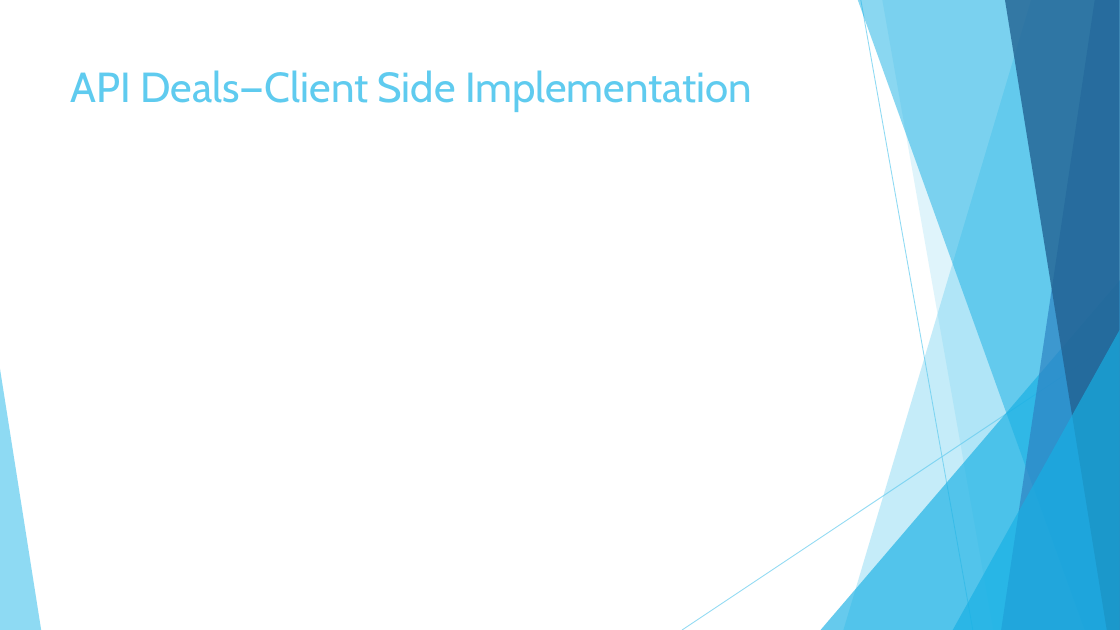
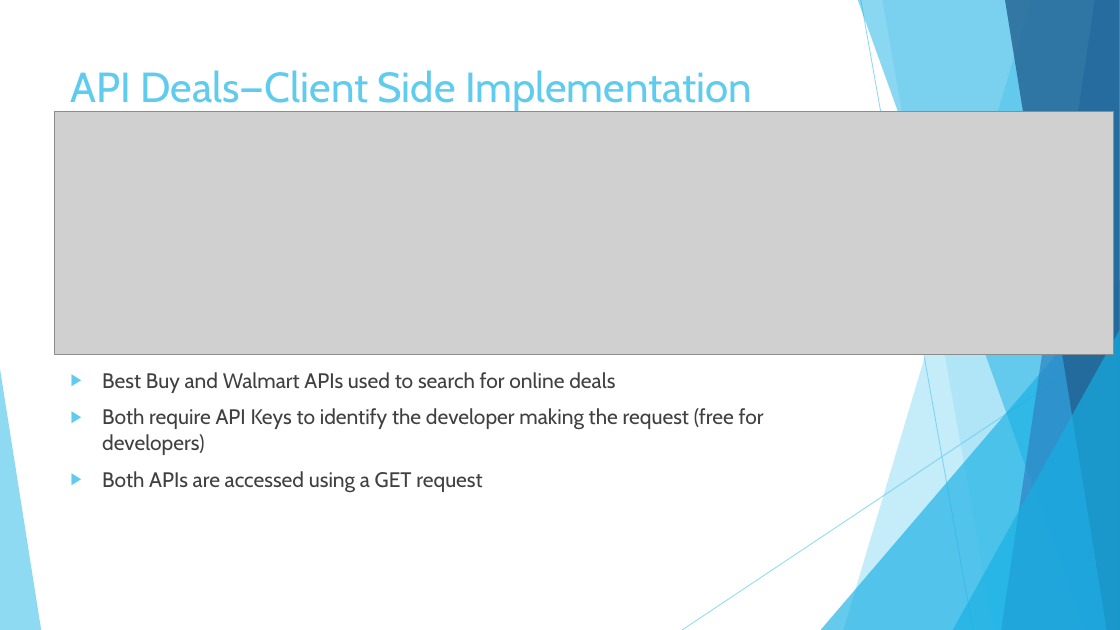
Before and after one commit to garciaac01/acs560_course_project, a slide deck: slide 15 of My EZ Shopper.pptx (slide 14 before the commit). Drawn at 1120x630 pixels with LibreOffice and Linux fonts; fonts in the diff are those of the drawing; grey boxes stand for pictures. Boxes give left, top, right and bottom in pixels: in the first picture for what was removed or moved away, otherwise in the second. Text is boxed around its words. In the diff, an @@ line names an element or a change of style, - is before the commit and + after.

```diff
--- a/My EZ Shopper.pptx
+++ b/My EZ Shopper.pptx
@@ picture added at (x1=55, y1=112, x2=1114, y2=355) @@
@@ text added at (x1=102, y1=372, x2=764, y2=492), 18 pt, text #404040 @@
+▶ Best Buy and Walmart APIs used to search for online deals
+▶ Both require API Keys to identify the developer making the request (free for developers)
+▶ Both APIs are accessed using a GET request
```
Also in this commit, not shown: 10 other slides changed, 3 slides added.
